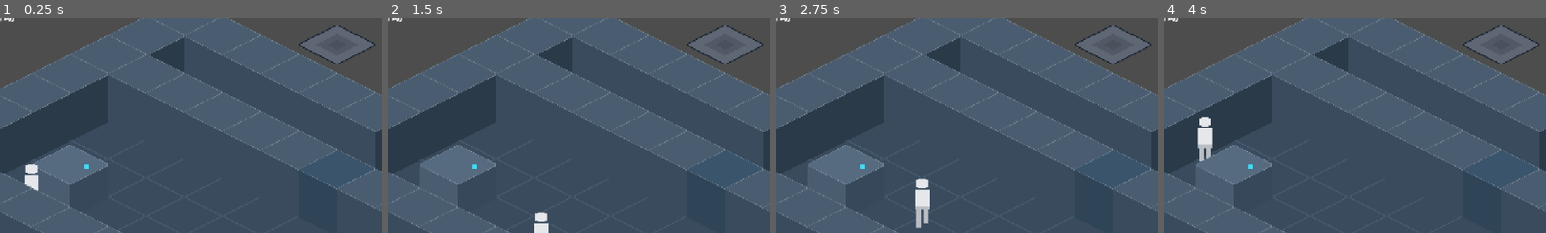
Above: before the commit, frames 1-4 (left to right).
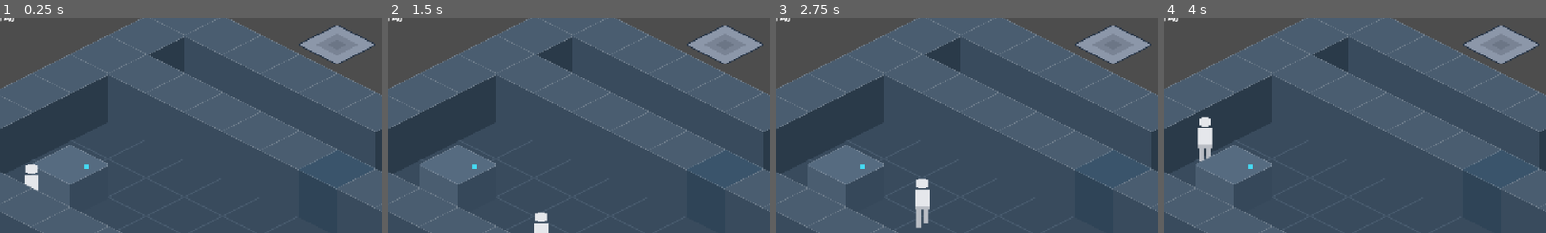
Above: after the commit, the same moments.

Repository: Balsam1213/echoes-of-yesterday
Game: Godot game, scene res://scenes/levels/Level_02.tscn
Same seed, same stepped clock (60 frames per second), same inputs: the game is played once before the commit and once after it. This scene is started directly instead of the project's main scene.
Inputs (mouse positions are % of the whole screen's width and height, from its top left):
- Up to frame 1 (0.25 s): no input
- Up to frame 2 (1.5 s): tap Enter at 0.5 s; move the mouse to (72, 45) at 0.52 s; hold D (move_right) 0.53-1.28 s; tap X (delete_echo) at 0.6 s; click (72, 45) at 0.67 s; move the mouse to (30, 55) at 1.27 s; hold S (move_down) from 1.28 s (still down); tap E (interact) at 1.35 s
- Up to frame 3 (2.75 s): tap Backspace (reset_room) at 2 s; move the mouse to (60, 28) at 2.02 s; release S (move_down) at 2.03 s; hold D (move_right) from 2.03 s (still down); tap Space (play_echo) at 2.1 s
- Up to frame 4 (4 s): move the mouse to (45, 70) at 2.77 s; release D (move_right) at 2.78 s; hold W (move_up) 2.78-3.53 s; tap R (record_toggle) at 2.85 s; click (45, 70) at 2.92 s; move the mouse to (80, 65) at 3.52 s; hold A (move_left) from 3.53 s (still down); tap Enter at 3.6 s
The pictures show only the part of the screen within x 16-66%, y 4-54%; the shares and areas given below are measured in that part.

The runs differ from the first frame. In frame 1, 1.8% of the frame differs, in the area x 78-98%, y 3-22%; in frame 2, 1.8%; in frame 3, 1.8%; in frame 4, 1.8%.

Commit message:
fix(chapter1): 开关底座贴花化(Decals 地面层,修复 Y-sort 遮挡)+ 周界巡走冒烟 + 未激活底座提亮

Diff:
--- a/EchoesOfYesterday/scripts/interaction/pressure_switch.gd
+++ b/EchoesOfYesterday/scripts/interaction/pressure_switch.gd
@@ -6,7 +6,7 @@
 signal switch_activated
 signal switch_deactivated
 
-const COLOR_OFF := Color(0.42, 0.45, 0.5, 1.0)     # 未激活:灰(docs/04 §2)
+const COLOR_OFF := Color(0.62, 0.66, 0.72, 1.0)     # 未激活:亮灰(深色地板上清晰可辨)
 const COLOR_ON := Color(0.957, 0.827, 0.369, 1.0)  # 激活:#F4D35E 明亮黄
 
 var _bodies_inside: Array[Node2D] = []
--- /dev/null
+++ b/EchoesOfYesterday/tools/smoke_perimeter.gd
@@ -0,0 +1,101 @@
+extends SceneTree
+## 周界贴墙巡走:真实输入沿内壁滑行一圈,逐段检测玩家是否越出房间菱形(泄漏定位);
+## 结尾走到时间锁附近截图,验证贴花可见性。
+## 运行:godot --path . -s tools/smoke_perimeter.gd
+## 产出:perimeter_check.png(临时,不入库)。
+
+const DEPTH_LIMIT := 20.0  # 墙菱形最外缘约在棱线外 16px;超过 20px = 真逃逸
+
+var _player: Node2D
+var _quad: PackedVector2Array
+var _leaks: Array[String] = []
+
+
+func _initialize() -> void:
+	_run()
+
+
+func _frames(n: int) -> void:
+	for i in n:
+		await physics_frame
+
+
+func _press(action: String, frames: int) -> void:
+	Input.action_press(action)
+	await _frames(maxi(frames, 2))
+	Input.action_release(action)
+
+
+func _walk_to(target: Vector2, tol := 18.0, cap := 120) -> void:
+	for i in cap:
+		var d: Vector2 = target - _player.global_position
+		if d.length() <= tol:
+			break
+		Input.action_press("move_right" if d.x > 0 else "move_left")
+		Input.action_press("move_down" if d.y > 0 else "move_up")
+		await physics_frame
+		Input.action_release("move_right")
+		Input.action_release("move_left")
+		Input.action_release("move_down")
+		Input.action_release("move_up")
+	Input.action_release("move_right")
+	Input.action_release("move_left")
+	Input.action_release("move_down")
+	Input.action_release("move_up")
+
+
+func _signed_dist(p: Vector2) -> float:
+	var dist := INF
+	for i in _quad.size():
+		var a: Vector2 = _quad[i]
+		var b: Vector2 = _quad[(i + 1) % _quad.size()]
+		var edge := b - a
+		var normal := Vector2(edge.y, -edge.x).normalized()
+		dist = minf(dist, (p - a).dot(normal))
+	return dist
+
+
+func _run() -> void:
+	var scene: Node = (load("res://scenes/levels/Level_03.tscn") as PackedScene).instantiate()
+	root.add_child(scene)
+	current_scene = scene
+	await _frames(2)
+	_player = scene.get_node("YSorted/Player")
+	var floor_layer: TileMapLayer = scene.get_node("Floor")
+	var used: Rect2i = floor_layer.get_used_rect()
+	_quad = [
+		floor_layer.map_to_local(used.position),
+		floor_layer.map_to_local(used.position + Vector2i(used.size.x - 1, 0)),
+		floor_layer.map_to_local(used.position + used.size - Vector2i(1, 1)),
+		floor_layer.map_to_local(used.position + Vector2i(0, used.size.y - 1)),
+	]
+
+	# 周界格位顺时针序列:北行(x,0) → 东列(x=W-1,y↑) → 南行逆(x,W-1←) → 西列逆(0,y↓)
+	var ring: Array[Vector2] = []
+	for x in used.size.x:
+		ring.append(floor_layer.map_to_local(Vector2i(x, 0)))
+	for y in range(1, used.size.y):
+		ring.append(floor_layer.map_to_local(Vector2i(used.size.x - 1, y)))
+	for x in range(used.size.x - 2, -1, -1):
+		ring.append(floor_layer.map_to_local(Vector2i(x, used.size.y - 1)))
+	for y in range(used.size.y - 2, 0, -1):
+		ring.append(floor_layer.map_to_local(Vector2i(0, y)))
+
+	for i in ring.size():
+		await _walk_to(ring[i], 18.0, 120)
+		var depth := _signed_dist(_player.global_position)
+		if depth > DEPTH_LIMIT:
+			_leaks.append("段 %d 目标=%s pos=%s depth=%.1f" % [i, ring[i], _player.global_position, depth])
+	print("PERIMETER: %s (泄漏 %d)" % ["无泄漏" if _leaks.is_empty() else "有泄漏", _leaks.size()])
+	for l in _leaks:
+		print("LEAK: ", l)
+
+	# 贴花可见性截图(时间锁附近)
+	var lock_pos: Vector2 = scene.get_node("YSorted/TimeLock").position
+	await _walk_to(lock_pos, 40.0, 90)
+	await _frames(2)
+	await RenderingServer.frame_post_draw
+	var img := root.get_texture().get_image()
+	img.save_png(ProjectSettings.globalize_path("res://perimeter_check.png"))
+	print("saved perimeter_check.png")
+	quit()
